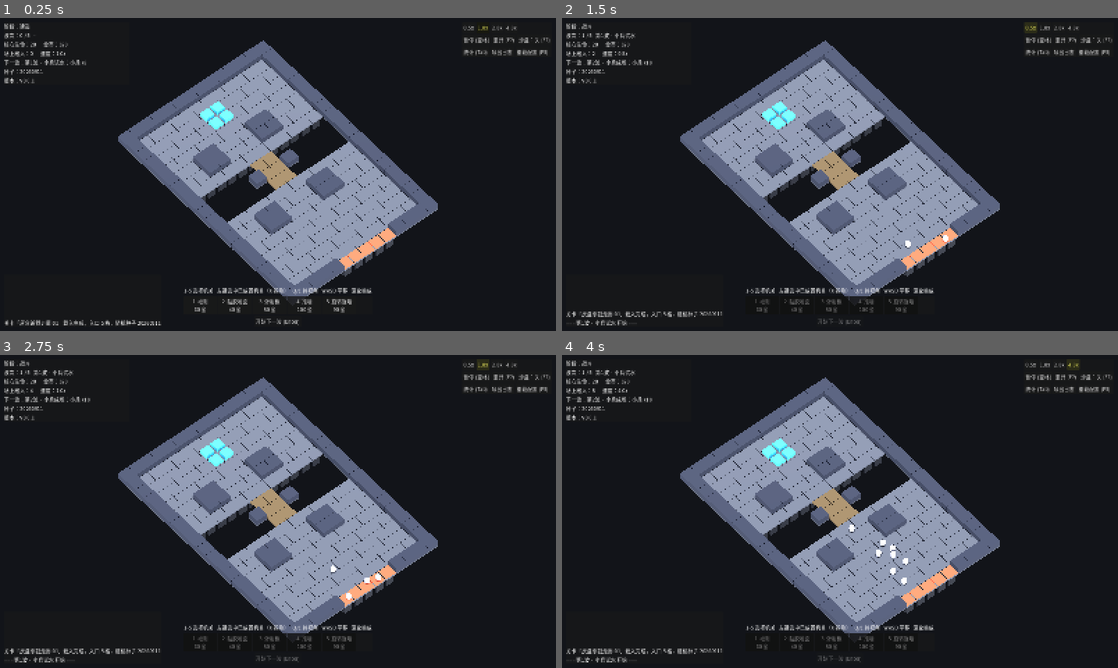
Above: before the commit, frames 1-4 (two rows, left to right).
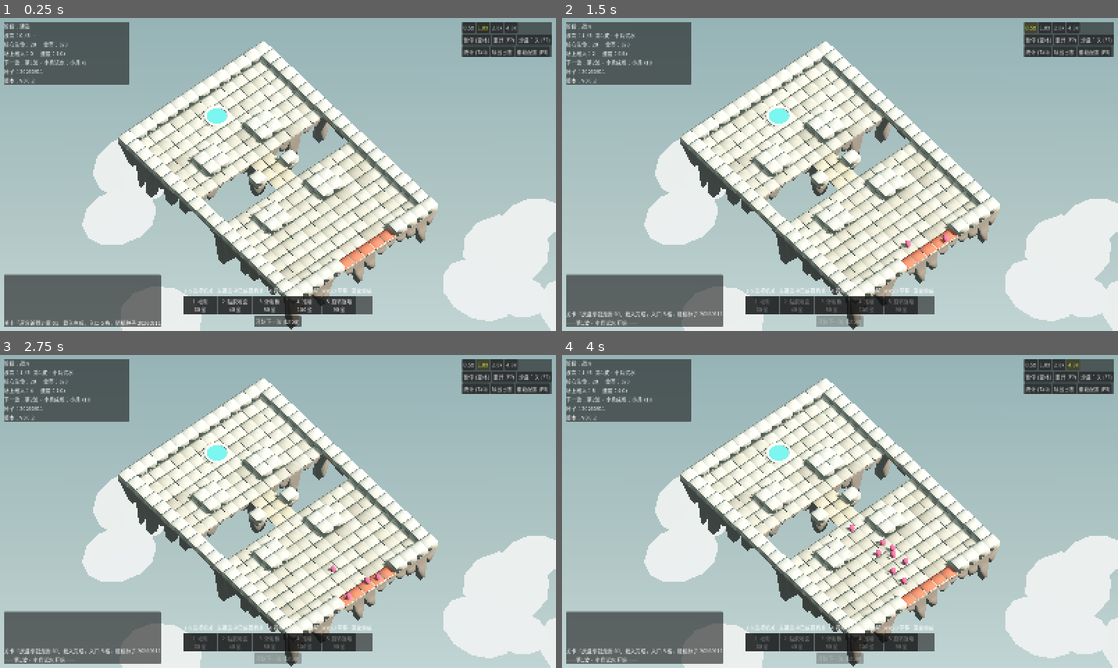
Above: after the commit, the same moments.

Repository: Autinhorse/HumanMustDie
Game: Godot game, scene res://scenes/main.tscn
The game is run twice, just before and just after one commit, with the same random seed, the same clock (stepped at 60 frames per second) and the same inputs.
Inputs:
- Up to frame 1 (0.25 s): no input
- Up to frame 2 (1.5 s): click "开始下一波 (Enter)" at 0.5 s; click "0.5x" at 1.25 s
- Up to frame 3 (2.75 s): click "1.0x" at 2 s
- Up to frame 4 (4 s): click "2.0x" at 2.75 s; click "4.0x" at 3.5 s

The runs differ from the first frame. In frame 1, 98% of the frame differs, in the area x 0-100%, y 0-100%; in frame 2, 98%; in frame 3, 98%; in frame 4, 98%.

Commit message:
v0.0.2 把 Isle of Arrows 风格搬进游戏本体
美术参数全部外置到 data/art.json，游戏与 Blender 渲染共用同一份：

- 整张地图合并成带顶点色的 ArrayMesh（一次 draw call），顶面/侧面分色
- 岛底岩体按格子程序化生成（随机地图也能跟着变），桥面下方不长岩体
- 核心做成环形池沿 + 青色水面，敌人与机关改用高饱和点缀色
- 环境：渐变背板 + 雾 + SSAO + 柔和平行光与补光，正交相机
- tools/blender/build_island.py 改为直接读 data/art.json，配色自动同步

过程中修掉三个真问题：
- 顶点色未声明 sRGB，被当线性色用，整个画面发白
- 正交相机下 Godot 程序天空会算出斜条带瑕疵，改用跟随相机的渐变背板
- 云会接到岛的投影产生怪影，改为平涂

新增 F12 截图，以及演示场景的 --shot 自动出图，方便调美术。

Co-Authored-By: Claude Opus 5 (1M context) <noreply@anthropic.com>
Claude-Session: https://claude.ai/code/session_01VCzWxNk1LcyQr5pasXVQW6

Diff:
--- /dev/null
+++ b/data/art.json
@@ -0,0 +1,87 @@
+{
+  "_comment": "美术参数。风格参考 ref/Arrow 05.jpg（Isle of Arrows）。tools/blender/build_island.py 里的 STYLE 用的是同一套值，两边要一起改。",
+
+  "palette": {
+    "_comment": "地面顶面三档色差，避免大片死白；侧面统一灰岩",
+    "floor_top":   ["#DED6C4", "#CBC2AD", "#B4AB98"],
+    "floor_top_weights": [0.62, 0.26, 0.12],
+    "floor_side":  "#8D8477",
+    "bridge_top":  "#D8C6A4",
+    "bridge_side": "#8D8477",
+    "wall_top":    "#E8E3D6",
+    "wall_side":   "#BDB4A2",
+    "obstacle_top":  "#8A8079",
+    "obstacle_side": "#6E645D",
+    "rock_top":    "#8C7E72",
+    "rock_deep":   "#6B5C52",
+    "core_rim":    "#EDE7DA",
+    "core_water":  "#3FB3B0",
+    "entrance":    "#E2674A",
+    "cloud":       "#EAF1F0"
+  },
+
+  "rock": {
+    "_comment": "岛底岩柱：程序化生成，跟着地图走。同种子同地图=同一座岛",
+    "seed": 20260911,
+    "edge_depth_min": 2.2,
+    "edge_depth_max": 7.0,
+    "edge_long_chance": 0.55,
+    "inner_depth_min": 1.2,
+    "inner_depth_max": 2.6,
+    "taper": 0.45,
+    "taper_variance": 0.5,
+    "jitter": 0.55
+  },
+
+  "clouds": {
+    "enabled": true,
+    "count": 14,
+    "radius_min": 3.0,
+    "radius_max": 6.5,
+    "flatten": 0.18,
+    "y_min": -70.0,
+    "y_max": -42.0,
+    "ring_min": 1.35,
+    "ring_max": 2.6
+  },
+
+  "environment": {
+    "sky_top":     "#6B8C91",
+    "sky_horizon": "#A6C1C0",
+    "ground_horizon": "#8FA9A8",
+    "ground_bottom": "#6E8A89",
+    "ambient_color": "#A8C2C2",
+    "ambient_energy": 0.22,
+    "tonemap": "filmic",
+    "exposure": 0.85,
+    "white": 1.0,
+
+    "fog_enabled": true,
+    "fog_color": "#BDD2D0",
+    "fog_density": 0.0008,
+    "fog_sky_affect": 0.0,
+    "fog_aerial_perspective": 0.08,
+
+    "ssao_enabled": true,
+    "ssao_radius": 1.0,
+    "ssao_intensity": 2.6,
+    "ssao_power": 2.0,
+
+    "sun_color": "#FFF6E8",
+    "sun_energy": 0.85,
+    "sun_elevation_deg": 42.0,
+    "sun_azimuth_deg": 35.0,
+    "sun_angular_distance_deg": 1.2,
+    "shadow_blur": 0.8,
+    "fill_color": "#BFD6D6",
+    "fill_energy": 0.12
+  },
+
+  "board": {
+    "_comment": "顶盖是薄薄一层，露出下面的侧面色，参考图里就是这种两段式",
+    "cap_thickness": 0.06,
+    "cell_gap": 0.06,
+    "wall_cell_gap": 0.03,
+    "bridge_inset": 0.06
+  }
+}
--- a/data/enemies.json
+++ b/data/enemies.json
@@ -13,7 +13,7 @@
     "core_damage": 1,
     "radius": 0.42,
     "height": 1.1,
-    "color": [0.82, 0.82, 0.88]
+    "color": [0.886, 0.290, 0.482]
   },
 
   "berserker": {
@@ -28,7 +28,7 @@
     "core_damage": 2,
     "radius": 0.5,
     "height": 1.45,
-    "color": [0.9, 0.5, 0.32]
+    "color": [0.941, 0.569, 0.235]
   },
 
   "troll": {
@@ -43,6 +43,6 @@
     "core_damage": 5,
     "radius": 0.78,
     "height": 2.1,
-    "color": [0.35, 0.62, 0.45]
+    "color": [0.306, 0.549, 0.388]
   }
 }
--- a/data/traps.json
+++ b/data/traps.json
@@ -6,7 +6,7 @@
     "mount": "ground",
     "cost": 60,
     "directional": false,
-    "color": [0.72, 0.70, 0.64],
+    "color": [0.549, 0.576, 0.627],
     "desc": "周期群体伤害（验证基础伤害与冷却）",
     "targeting": { "type": "self_cell" },
     "trigger": { "type": "periodic", "cooldown": 1.6, "require_enemy": true },
--- a/project.godot
+++ b/project.godot
@@ -11,7 +11,7 @@
 [application]
 
 config/name="HumanMustDie - Prototype A"
-config/version="0.0.1"
+config/version="0.0.2"
 config/description="机关塔防灰盒原型：固定走廊 + 5 种机关 + 小/中/重三类物理敌人"
 run/main_scene="res://scenes/main.tscn"
 config/features=PackedStringArray("4.7", "Forward Plus")
--- a/scripts/config_loader.gd
+++ b/scripts/config_loader.gd
@@ -8,6 +8,7 @@
 var config: Dictionary = {}
 var enemies: Dictionary = {}
 var traps: Dictionary = {}
+var art: Dictionary = {}
 var levels: Dictionary = {}
 var errors: PackedStringArray = []
 
@@ -19,6 +20,7 @@
 	config = _load_json("config.json")
 	enemies = _load_json("enemies.json")
 	traps = _load_json("traps.json")
+	art = _load_json("art.json")
 	levels = {}
 	for lv in _list_levels():
 		var d := _load_json("levels/%s.json" % lv)
--- a/scripts/main.gd
+++ b/scripts/main.gd
@@ -12,6 +12,7 @@
 var _dist := 60.0
 var _pitch := -52.0
 var _ortho_size := 46.0
+var _backdrop: MeshInstance3D = null
 
 var pending_trap_id: String = ""
 var pending_facing := Vector2i(0, -1)
@@ -55,27 +56,112 @@
 	hud.refresh()
 
 func _build_world() -> void:
+	var env_cfg: Dictionary = Cfg.art.get("environment", {})
+
 	var env := WorldEnvironment.new()
-	var e := Environment.new()
-	e.background_mode = Environment.BG_COLOR
-	e.background_color = Color(0.07, 0.08, 0.10)
-	e.ambient_light_source = Environment.AMBIENT_SOURCE_COLOR
-	e.ambient_light_color = Color(0.55, 0.58, 0.68)
-	e.ambient_light_energy = 0.55
-	env.environment = e
+	env.environment = _make_environment(env_cfg)
 	add_child(env)
 
 	var sun := DirectionalLight3D.new()
-	sun.rotation_degrees = Vector3(-58, -35, 0)
-	sun.light_energy = 1.1
+	sun.name = "Sun"
+	var elev := deg_to_rad(_ec(env_cfg, "sun_elevation_deg", 42.0))
+	var azim := deg_to_rad(_ec(env_cfg, "sun_azimuth_deg", 35.0))
+	sun.rotation = Vector3(-elev, azim, 0.0)
+	sun.light_color = _hex(env_cfg, "sun_color", Color(1.0, 0.96, 0.91))
+	sun.light_energy = _ec(env_cfg, "sun_energy", 1.9)
+	sun.light_angular_distance = _ec(env_cfg, "sun_angular_distance_deg", 3.5)
 	sun.shadow_enabled = true
+	sun.shadow_blur = _ec(env_cfg, "shadow_blur", 1.4)
+	sun.directional_shadow_mode = DirectionalLight3D.SHADOW_ORTHOGONAL
+	sun.directional_shadow_max_distance = 200.0
 	add_child(sun)
+
+	# 补光：把阴影面提亮成天空色，避免暗部发死
+	var fill := DirectionalLight3D.new()
+	fill.name = "Fill"
+	fill.rotation = Vector3(deg_to_rad(-28.0), azim + PI * 0.85, 0.0)
+	fill.light_color = _hex(env_cfg, "fill_color", Color(0.75, 0.84, 0.84))
+	fill.light_energy = _ec(env_cfg, "fill_energy", 0.45)
+	fill.shadow_enabled = false
+	add_child(fill)
 
 	_pivot = Node3D.new()
 	add_child(_pivot)
 	cam = Camera3D.new()
 	_pivot.add_child(cam)
+	_build_backdrop(env_cfg)
 	_update_camera()
+
+## 渐变背板：挂在相机上，永远铺满画面。正交投影下程序天空会算出条带，所以自己画。
+func _build_backdrop(env_cfg: Dictionary) -> void:
+	var grad := Gradient.new()
+	grad.set_color(0, _hex(env_cfg, "sky_top", Color(0.42, 0.55, 0.57)))
+	grad.set_color(1, _hex(env_cfg, "sky_horizon", Color(0.65, 0.76, 0.75)))
+	grad.add_point(0.62, _hex(env_cfg, "ground_horizon", Color(0.56, 0.66, 0.66)))
+	var tex := GradientTexture2D.new()
+	tex.gradient = grad
+	tex.width = 8
+	tex.height = 512
+	tex.fill_from = Vector2(0, 0)
+	tex.fill_to = Vector2(0, 1)
+
+	var mat := StandardMaterial3D.new()
+	mat.albedo_texture = tex
+	mat.shading_mode = BaseMaterial3D.SHADING_MODE_UNSHADED
+	mat.cull_mode = BaseMaterial3D.CULL_DISABLED
+	mat.texture_filter = BaseMaterial3D.TEXTURE_FILTER_LINEAR
+
+	_backdrop = MeshInstance3D.new()
+	_backdrop.name = "Backdrop"
+	_backdrop.mesh = QuadMesh.new()
+	_backdrop.material_override = mat
+	_backdrop.cast_shadow = GeometryInstance3D.SHADOW_CASTING_SETTING_OFF
+	cam.add_child(_backdrop)
+
+func _make_environment(env_cfg: Dictionary) -> Environment:
+	var e := Environment.new()
+
+	e.background_mode = Environment.BG_COLOR
+	e.background_color = _hex(env_cfg, "sky_horizon", Color(0.65, 0.76, 0.75))
+	e.ambient_light_source = Environment.AMBIENT_SOURCE_COLOR
+	e.ambient_light_color = _hex(env_cfg, "ambient_color", _hex(env_cfg, "sky_horizon", Color(0.65, 0.76, 0.75)))
+	e.ambient_light_energy = _ec(env_cfg, "ambient_energy", 0.85)
+
+	match String(env_cfg.get("tonemap", "filmic")):
+		"linear":
+			e.tonemap_mode = Environment.TONE_MAPPER_LINEAR
+		"aces":
+			e.tonemap_mode = Environment.TONE_MAPPER_ACES
+		"agx":
+			e.tonemap_mode = Environment.TONE_MAPPER_AGX
+		_:
+			e.tonemap_mode = Environment.TONE_MAPPER_FILMIC
+	e.tonemap_exposure = _ec(env_cfg, "exposure", 1.0)
+	e.tonemap_white = _ec(env_cfg, "white", 1.1)
+
+	if bool(env_cfg.get("fog_enabled", true)):
+		e.fog_enabled = true
+		e.fog_light_color = _hex(env_cfg, "fog_color", Color(0.83, 0.89, 0.87))
+		e.fog_density = _ec(env_cfg, "fog_density", 0.006)
+		e.fog_sky_affect = _ec(env_cfg, "fog_sky_affect", 0.0)
+		e.fog_aerial_perspective = _ec(env_cfg, "fog_aerial_perspective", 0.35)
+
+	if bool(env_cfg.get("ssao_enabled", true)):
+		e.ssao_enabled = true
+		e.ssao_radius = _ec(env_cfg, "ssao_radius", 1.4)
+		e.ssao_intensity = _ec(env_cfg, "ssao_intensity", 1.6)
+		e.ssao_power = _ec(env_cfg, "ssao_power", 1.5)
+	return e
+
+func _ec(d: Dictionary, key: String, def: float) -> float:
+	if d.has(key):
+		return float(d[key])
+	return def
+
+func _hex(d: Dictionary, key: String, def: Color) -> Color:
+	if d.has(key) and typeof(d[key]) == TYPE_STRING:
+		return Color(String(d[key]))
+	return def
 
 func _update_camera() -> void:
 	_pivot.rotation_degrees.y = _yaw
@@ -89,6 +175,11 @@
 		cam.size = _ortho_size
 	cam.near = 0.1
 	cam.far = _dist * 4.0
+	if _backdrop != null:
+		var vp := get_viewport().get_visible_rect().size
+		var aspect: float = vp.x / max(vp.y, 1.0)
+		_backdrop.mesh.size = Vector2(_ortho_size * aspect * 1.05, _ortho_size * 1.05)
+		_backdrop.position = Vector3(0, 0, -cam.far * 0.9)
 
 # ---------------------------------------------------------------- 每帧
 
@@ -238,6 +329,8 @@
 			on_restart()
 		KEY_F5:
 			on_reload_config()
+		KEY_F12:
+			_save_screenshot()
 		KEY_X:
 			if selected_trap != null and is_instance_valid(selected_trap):
 				game.sell(selected_trap)
@@ -347,6 +440,16 @@
 	game.reset()
 	_refresh_board()
 
+func _save_screenshot() -> void:
+	await RenderingServer.frame_post_draw
+	DirAccess.make_dir_recursive_absolute("user://shots")
+	var path := "user://shots/shot_%s.png" % Time.get_datetime_string_from_system().replace(":", "-")
+	var img := get_viewport().get_texture().get_image()
+	if img.save_png(path) == OK:
+		hud.set_inspect("截图已保存：" + ProjectSettings.globalize_path(path))
+	else:
+		hud.set_inspect("截图保存失败")
+
 func on_export_log() -> void:
 	var path := game.export_log()
 	if path == "":
--- a/scripts/view/board_view.gd
+++ b/scripts/view/board_view.gd
@@ -1,78 +1,270 @@
 class_name BoardView
 extends Node3D
-## 灰盒地图表现。逻辑网格与视觉模型分离：这里只负责按格子类型摆占位方块。
+## 地图表现。风格参考 ref/Arrow 05.jpg：奶白顶面 + 灰岩侧面 + 岛底不规则岩体。
+##
+## 整张地图合并成一个带顶点色的 ArrayMesh（一次 draw call），岩体按格子程序化生成 ——
+## 以后地块是随机拼的，岩体必须跟着地图变，所以不能预烘焙成固定模型。
 
 var grid: HGrid = null
-var _mats: Dictionary = {}
-
-const COLORS := {
-	HGrid.Cell.FLOOR: Color(0.42, 0.44, 0.48),
-	HGrid.Cell.BRIDGE: Color(0.50, 0.42, 0.30),
-	HGrid.Cell.WALL: Color(0.26, 0.28, 0.34),
-	HGrid.Cell.OBSTACLE: Color(0.20, 0.21, 0.24),
-	HGrid.Cell.CORE: Color(0.25, 0.75, 0.95),
-}
+
+var _board: MeshInstance3D = null
+var _water: MeshInstance3D = null
+var _clouds: Node3D = null
 
 func build(p_grid: HGrid, entrance_cells: Array) -> void:
 	grid = p_grid
 	for c in get_children():
 		remove_child(c)
 		c.queue_free()
-	_mats.clear()
-
+
+	var art := Cfg.art
+	var pal: Dictionary = art.get("palette", {})
+	var board_cfg: Dictionary = art.get("board", {})
 	var cs := grid.cell_size
-	var gap := Cfg.num("grid.cell_gap", 0.06)
+	var wall_h := Cfg.num("grid.wall_height", 1.0)
 	var thick := Cfg.num("grid.floor_thickness", 0.25)
-	var support := Cfg.num("grid.support_depth", 1.8)
-	var wall_h := Cfg.num("grid.wall_height", 1.0)
+	var gap := float(board_cfg.get("cell_gap", 0.06))
+	var wall_gap := float(board_cfg.get("wall_cell_gap", 0.03))
+	var cap := float(board_cfg.get("cap_thickness", 0.06))
+	var bridge_inset := float(board_cfg.get("bridge_inset", 0.06))
+
+	var floor_tops: Array = pal.get("floor_top", ["#EDE8DB"])
+	var floor_weights: Array = pal.get("floor_top_weights", [1.0])
+	var floor_side := _col(pal, "floor_side", Color(0.65, 0.62, 0.57))
+	var bridge_top := _col(pal, "bridge_top", Color(0.85, 0.78, 0.64))
+	var bridge_side := _col(pal, "bridge_side", floor_side)
+	var wall_top := _col(pal, "wall_top", Color(0.96, 0.95, 0.92))
+	var wall_side := _col(pal, "wall_side", Color(0.83, 0.80, 0.75))
+	var obs_top := _col(pal, "obstacle_top", Color(0.54, 0.50, 0.47))
+	var obs_side := _col(pal, "obstacle_side", Color(0.43, 0.39, 0.36))
+	var rock_top := _col(pal, "rock_top", Color(0.55, 0.49, 0.45))
+	var rock_deep := _col(pal, "rock_deep", Color(0.42, 0.36, 0.32))
+	var entrance_col := _col(pal, "entrance", Color(0.89, 0.40, 0.29))
+
+	var rock_cfg: Dictionary = art.get("rock", {})
+	var rng := RandomNumberGenerator.new()
+	rng.seed = int(rock_cfg.get("seed", 20260911))
+
+	var st := SurfaceTool.new()
+	st.begin(Mesh.PRIMITIVE_TRIANGLES)
 
 	for y in grid.h:
 		for x in grid.w:
 			var cell := Vector2i(x, y)
 			var t := grid.get_cell(cell)
-			var center := grid.cell_center(cell)
+			var c := grid.cell_center(cell)
 			match t:
 				HGrid.Cell.VOID:
-					pass
-				HGrid.Cell.FLOOR:
-					_box(center + Vector3(0, -thick * 0.5, 0), Vector3(cs - gap, thick, cs - gap), COLORS[t])
-					_box(center + Vector3(0, -thick - support * 0.5, 0),
-						Vector3(cs * 0.7, support, cs * 0.7), COLORS[t].darkened(0.55))
+					continue
 				HGrid.Cell.BRIDGE:
-					_box(center + Vector3(0, -thick * 0.4, 0), Vector3(cs - gap, thick * 0.8, cs - gap), COLORS[t])
+					# 桥：薄板、稍微内缩，下面不长岩体（它本来就是没支撑的）
+					_slab(st, c, cs - gap - bridge_inset, thick * 0.8, cap, bridge_top, bridge_side)
+					continue
 				HGrid.Cell.WALL:
-					_box(center + Vector3(0, wall_h * 0.5, 0), Vector3(cs - gap * 0.5, wall_h, cs - gap * 0.5), COLORS[t])
-					_box(center + Vector3(0, -thick * 0.5, 0), Vector3(cs - gap, thick, cs - gap), COLORS[HGrid.Cell.FLOOR].darkened(0.2))
+					_slab(st, c, cs - gap, thick, cap, _pick(floor_tops, floor_weights, rng), floor_side)
+					_slab(st, c + Vector3(0, wall_h, 0), cs - wall_gap, wall_h, cap * 1.6, wall_top, wall_side)
 				HGrid.Cell.OBSTACLE:
-					_box(center + Vector3(0, wall_h * 0.7, 0), Vector3(cs * 0.8, wall_h * 1.4, cs * 0.8), COLORS[t])
-					_box(center + Vector3(0, -thick * 0.5, 0), Vector3(cs - gap, thick, cs - gap), COLORS[HGrid.Cell.FLOOR].darkened(0.2))
-				HGrid.Cell.CORE:
-					_box(center + Vector3(0, -thick * 0.5, 0), Vector3(cs - gap, thick, cs - gap), COLORS[HGrid.Cell.FLOOR])
-					_box(center + Vector3(0, 0.35, 0), Vector3(cs * 0.75, 0.7, cs * 0.75), COLORS[t], true)
-
-	for c in entrance_cells:
-		var p: Vector3 = grid.cell_center(c) + Vector3(0, 0.03, 0)
-		_box(p, Vector3(cs - gap * 2.0, 0.06, cs - gap * 2.0), Color(0.95, 0.35, 0.25), true)
-
-func _box(pos: Vector3, size: Vector3, color: Color, emissive: bool = false) -> MeshInstance3D:
-	var mi := MeshInstance3D.new()
-	var m := BoxMesh.new()
-	m.size = size
-	mi.mesh = m
-	mi.position = pos
-	mi.material_override = _mat_for(color, emissive)
-	add_child(mi)
-	return mi
-
-func _mat_for(color: Color, emissive: bool) -> StandardMaterial3D:
-	var key := "%s_%s" % [color.to_html(), emissive]
-	if _mats.has(key):
-		return _mats[key]
+					_slab(st, c, cs - gap, thick, cap, _pick(floor_tops, floor_weights, rng), floor_side)
+					_slab(st, c + Vector3(0, wall_h * 1.35, 0), cs * 0.78, wall_h * 1.35, cap, obs_top, obs_side)
+				_:
+					_slab(st, c, cs - gap, thick, cap, _pick(floor_tops, floor_weights, rng), floor_side)
+
+			# 岛底岩体：边缘格长出长岩柱，内部格短一截
+			_rock_column(st, cell, c, cs, thick, rock_cfg, rng, rock_top, rock_deep)
+
+	for cell in entrance_cells:
+		var p: Vector3 = grid.cell_center(cell) + Vector3(0, 0.035, 0)
+		_box(st, p, Vector3(cs - gap * 2.5, 0.05, cs - gap * 2.5), entrance_col, entrance_col, 1.0, Vector2.ZERO)
+
+	st.generate_normals()
+	_board = MeshInstance3D.new()
+	_board.name = "Board"
+	_board.mesh = st.commit()
+	_board.material_override = _board_material()
+	add_child(_board)
+
+	_build_core(pal)
+	_build_clouds(art, cs)
+
+# ---------------------------------------------------------------- 构件
+
+## 一块地砖 = 顶盖（顶面色，很薄）+ 下方主体（侧面色），参考图里就是这种两段式
+func _slab(st: SurfaceTool, top_center: Vector3, size: float, height: float,
+		cap: float, top_color: Color, side_color: Color) -> void:
+	var body_h: float = max(height - cap, 0.01)
+	_box(st, top_center + Vector3(0, -cap - body_h * 0.5, 0),
+		Vector3(size, body_h, size), side_color, side_color, 1.0, Vector2.ZERO)
+	_box(st, top_center + Vector3(0, -cap * 0.5, 0),
+		Vector3(size, cap, size), top_color, top_color, 1.0, Vector2.ZERO)
+
+func _rock_column(st: SurfaceTool, cell: Vector2i, center: Vector3, cs: float, thick: float,
+		rock_cfg: Dictionary, rng: RandomNumberGenerator, top_color: Color, deep_color: Color) -> void:
+	var on_edge := false
+	for d in HGrid.DIRS:
+		var n := grid.get_cell(cell + d)
+		if n == HGrid.Cell.VOID or n == HGrid.Cell.BRIDGE:
+			on_edge = true
+			break
+	if grid.is_border(cell):
+		on_edge = true
+
+	var depth: float
+	if on_edge and rng.randf() < float(rock_cfg.get("edge_long_chance", 0.55)):
+		depth = rng.randf_range(float(rock_cfg.get("edge_depth_min", 2.2)),
+			float(rock_cfg.get("edge_depth_max", 7.0)))
+	else:
+		depth = rng.randf_range(float(rock_cfg.get("inner_depth_min", 1.2)),
+			float(rock_cfg.get("inner_depth_max", 2.6)))
+
+	var taper := float(rock_cfg.get("taper", 0.45))
+	var variance := float(rock_cfg.get("taper_variance", 0.5))
+	var jitter := float(rock_cfg.get("jitter", 0.55))
+	var scale: float = clampf(taper * rng.randf_range(1.0 - variance, 1.0 + variance), 0.15, 0.95)
+	var off := Vector2(rng.randf_range(-jitter, jitter), rng.randf_range(-jitter, jitter))
+	_box(st, center + Vector3(0, -thick - depth * 0.5, 0), Vector3(cs, depth, cs),
+		top_color, deep_color, scale, off)
+
+## 轴对齐盒子，底面可以收缩+偏移（做锥形岩柱）。顶面用 top_color，其余用 side_color。
+func _box(st: SurfaceTool, center: Vector3, size: Vector3, top_color: Color, side_color: Color,
+		bottom_scale: float, bottom_offset: Vector2) -> void:
+	var hx := size.x * 0.5
+	var hz := size.z * 0.5
+	var hy := size.y * 0.5
+	var bx := hx * bottom_scale
+	var bz := hz * bottom_scale
+	var bo := Vector3(bottom_offset.x, 0.0, bottom_offset.y)
+
+	var t0 := center + Vector3(-hx, hy, -hz)
+	var t1 := center + Vector3(hx, hy, -hz)
+	var t2 := center + Vector3(hx, hy, hz)
+	var t3 := center + Vector3(-hx, hy, hz)
+	var b0 := center + bo + Vector3(-bx, -hy, -bz)
+	var b1 := center + bo + Vector3(bx, -hy, -bz)
+	var b2 := center + bo + Vector3(bx, -hy, bz)
+	var b3 := center + bo + Vector3(-bx, -hy, bz)
+
+	_quad(st, t0, t1, t2, t3, top_color)       # 顶
+	_quad(st, b3, b2, b1, b0, side_color)      # 底
+	_quad(st, b0, b1, t1, t0, side_color)      # -Z
+	_quad(st, b1, b2, t2, t1, side_color)      # +X
+	_quad(st, b2, b3, t3, t2, side_color)      # +Z
+	_quad(st, b3, b0, t0, t3, side_color)      # -X
+
+func _quad(st: SurfaceTool, a: Vector3, b: Vector3, c: Vector3, d: Vector3, color: Color) -> void:
+	for v in [a, b, c, a, c, d]:
+		st.set_color(color)
+		st.add_vertex(v)
+
+func _build_core(pal: Dictionary) -> void:
+	var cores := grid.cells_of_type(HGrid.Cell.CORE)
+	if cores.is_empty():
+		return
+	var sum := Vector3.ZERO
+	for c in cores:
+		sum += grid.cell_center(c)
+	var center: Vector3 = sum / float(cores.size())
+	var cs := grid.cell_size
+
+	var rim := MeshInstance3D.new()
+	rim.name = "CoreRim"
+	var torus := TorusMesh.new()
+	torus.inner_radius = cs * 0.72
+	torus.outer_radius = cs * 0.98
+	torus.rings = 24
+	torus.ring_segments = 8
+	rim.mesh = torus
+	rim.position = center + Vector3(0, 0.18, 0)
+	var rim_mat := StandardMaterial3D.new()
+	rim_mat.albedo_color = _col(pal, "core_rim", Color(0.93, 0.91, 0.86))
+	rim_mat.roughness = 0.95
+	rim_mat.metallic_specular = 0.15
+	rim.material_override = rim_mat
+	add_child(rim)
+
+	_water = MeshInstance3D.new()
+	_water.name = "CoreWater"
+	var disc := CylinderMesh.new()
+	disc.top_radius = cs * 0.74
+	disc.bottom_radius = cs * 0.74
+	disc.height = 0.22
+	disc.radial_segments = 28
+	_water.mesh = disc
+	_water.position = center + Vector3(0, 0.14, 0)
+	var water_mat := StandardMaterial3D.new()
+	var water_col := _col(pal, "core_water", Color(0.25, 0.70, 0.69))
+	water_mat.albedo_color = water_col
+	water_mat.roughness = 0.18
+	water_mat.emission_enabled = true
+	water_mat.emission = water_col
+	water_mat.emission_energy_multiplier = 0.5
+	_water.material_override = water_mat
+	add_child(_water)
+
+func _build_clouds(art: Dictionary, cs: float) -> void:
+	var cfg: Dictionary = art.get("clouds", {})
+	if not bool(cfg.get("enabled", true)):
+		return
+	_clouds = Node3D.new()
+	_clouds.name = "Clouds"
+	add_child(_clouds)
+
+	var rng := RandomNumberGenerator.new()
+	rng.seed = int(art.get("rock", {}).get("seed", 20260911)) + 7
 	var mat := StandardMaterial3D.new()
-	mat.albedo_color = color
-	if emissive:
-		mat.emission_enabled = true
-		mat.emission = color
-		mat.emission_energy_multiplier = 0.8
-	_mats[key] = mat
+	mat.albedo_color = _col(art.get("palette", {}), "cloud", Color(0.92, 0.95, 0.94))
+	mat.roughness = 1.0
+	mat.metallic_specular = 0.0
+	# 平涂：云只是背景衬托，不该接岛的投影
+	mat.shading_mode = BaseMaterial3D.SHADING_MODE_UNSHADED
+	var center := grid.center_world()
+	var island_radius: float = max(center.x, center.z)
+	var ring_min := float(cfg.get("ring_min", 1.35)) * island_radius
+	var ring_max := float(cfg.get("ring_max", 2.6)) * island_radius
+	for i in int(cfg.get("count", 22)):
+		var mi := MeshInstance3D.new()
+		var sphere := SphereMesh.new()
+		sphere.radius = rng.randf_range(float(cfg.get("radius_min", 6.0)), float(cfg.get("radius_max", 14.0)))
+		sphere.height = sphere.radius * 2.0
+		sphere.radial_segments = 12
+		sphere.rings = 6
+		mi.mesh = sphere
+		mi.material_override = mat
+		mi.cast_shadow = GeometryInstance3D.SHADOW_CASTING_SETTING_OFF
+		var ang := rng.randf() * TAU
+		var dist := rng.randf_range(ring_min, ring_max)
+		mi.position = Vector3(
+			center.x + cos(ang) * dist,
+			rng.randf_range(float(cfg.get("y_min", -40.0)), float(cfg.get("y_max", -14.0))),
+			center.z + sin(ang) * dist)
+		mi.scale = Vector3(rng.randf_range(0.8, 1.3), float(cfg.get("flatten", 0.18)), rng.randf_range(0.8, 1.3))
+		_clouds.add_child(mi)
+
+# ---------------------------------------------------------------- 杂项
+
+func _board_material() -> StandardMaterial3D:
+	var mat := StandardMaterial3D.new()
+	mat.vertex_color_use_as_albedo = true
+	# SurfaceTool 里存的是 sRGB 值，不声明的话会被当成线性色用，整张图会发白
+	mat.vertex_color_is_srgb = true
+	mat.roughness = 0.95
+	mat.metallic = 0.0
+	mat.metallic_specular = 0.12
 	return mat
+
+func _pick(colors: Array, weights: Array, rng: RandomNumberGenerator) -> Color:
+	if colors.is_empty():
+		return Color.WHITE
+	var total := 0.0
+	for i in colors.size():
+		total += float(weights[i]) if i < weights.size() else 1.0
+	var r := rng.randf() * total
+	for i in colors.size():
+		r -= float(weights[i]) if i < weights.size() else 1.0
+		if r <= 0.0:
+			return Color(String(colors[i]))
+	return Color(String(colors[0]))
+
+func _col(pal: Dictionary, key: String, def: Color) -> Color:
+	if pal.has(key) and typeof(pal[key]) == TYPE_STRING:
+		return Color(String(pal[key]))
+	return def
--- a/tests/demo.gd
+++ b/tests/demo.gd
@@ -1,6 +1,7 @@
 extends Node
 ## 演示场景：自动搭好一套"聚怪—推下桥—锯墙处决"的杀戮区并开打，用来快速看连锁效果。
 ## 运行：Godot_v4.7-stable_win64.exe --path . res://tests/demo.tscn
+## 调美术时自动出图：... res://tests/demo.tscn -- --shot C:/path/out.png [--shot-delay 6]
 
 func _ready() -> void:
 	var m = load("res://scenes/main.tscn").instantiate()
@@ -20,3 +21,23 @@
 	g.gold = Cfg.int_at("economy.start_gold", 320)
 	m.hud.toggle_stats()
 	g.start_wave()
+	await _maybe_screenshot()
+
+## 给美术调参用：等几秒让战斗铺开，截一张图存盘然后退出
+func _maybe_screenshot() -> void:
+	var args := OS.get_cmdline_user_args()
+	var path := ""
+	var delay := 6.0
+	for i in args.size():
+		if args[i] == "--shot" and i + 1 < args.size():
+			path = args[i + 1]
+		elif args[i] == "--shot-delay" and i + 1 < args.size():
+			delay = float(args[i + 1])
+	if path == "":
+		return
+	await get_tree().create_timer(delay).timeout
+	await RenderingServer.frame_post_draw
+	var img := get_viewport().get_texture().get_image()
+	var err := img.save_png(path)
+	print("SHOT_SAVED %s (err=%d)" % [path, err])
+	get_tree().quit(0 if err == OK else 1)
Binary file changed: renders/island_style_ref.png
Not shown, changed: docs/原型A_运行与实现说明.md
Not shown, changed: tools/blender/build_island.py
